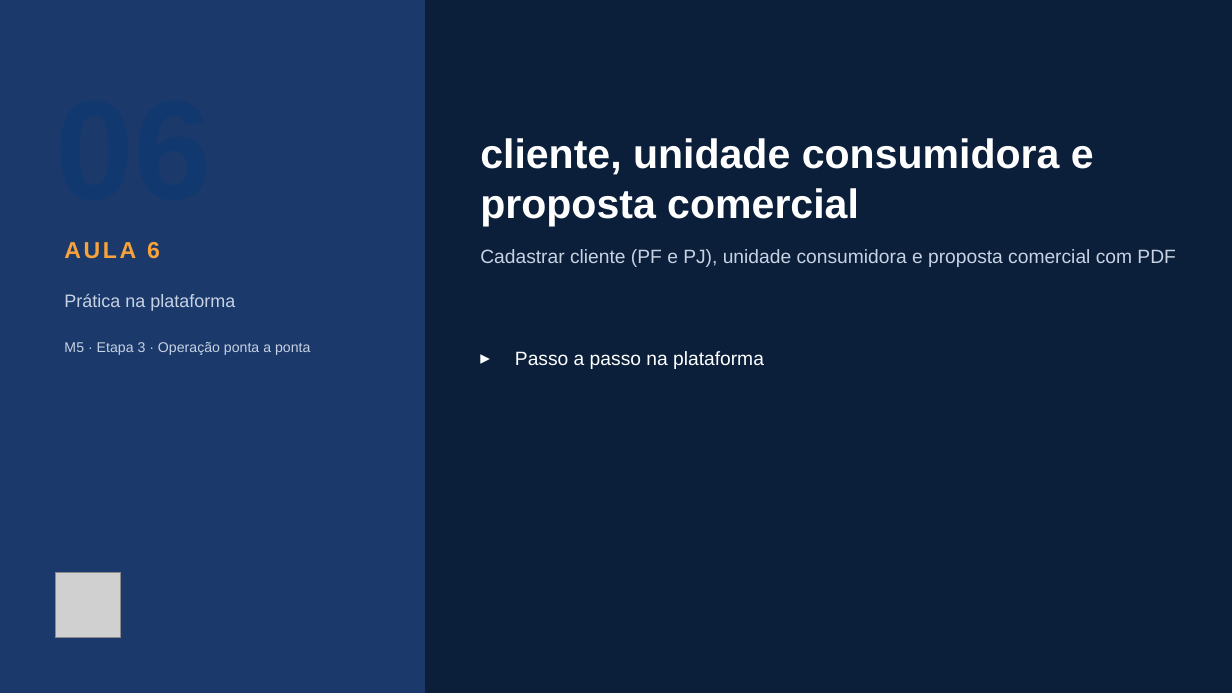
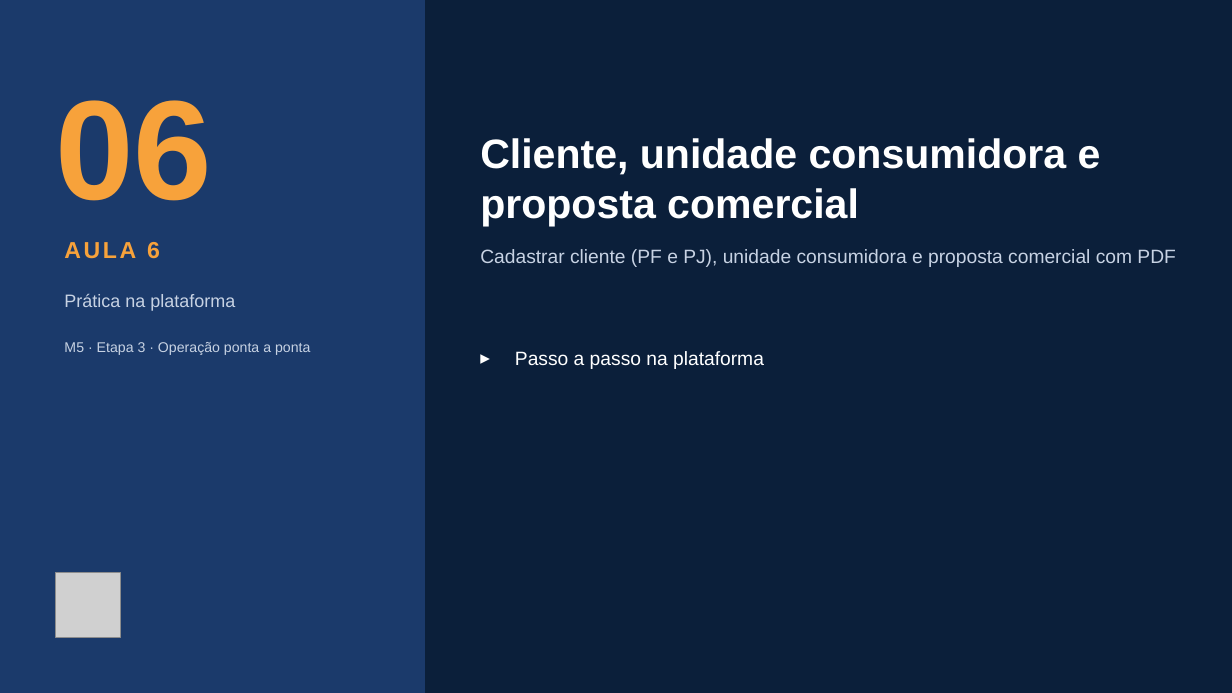
Before and after one commit to marcelo-braga-dev/casaverde, a slide deck: slide 30 of docs/curso/slides/m05-comercial.pptx. Drawn at 1232x693 pixels with LibreOffice and Linux fonts; fonts in the diff are those of the drawing; grey boxes stand for pictures. Boxes give left, top, right and bottom in pixels: in the first picture for what was removed or moved away, otherwise in the second. Text is boxed around its words. In the diff, an @@ line names an element or a change of style, - is before the commit and + after.

```diff
--- a/docs/curso/slides/m05-comercial.pptx
+++ b/docs/curso/slides/m05-comercial.pptx
@@ text added at <box>55,100,212,201</box>, 110 pt, text #F7A23B, bold @@
+06
@@ text at <box>480,138,1101,226</box>: text changed @@
-cliente, unidade consumidora e proposta comercial
+Cliente, unidade consumidora e proposta comercial
```
Also in this commit, not shown: 9 other slides changed, 1 slide added, 1 slide removed, 16 other files.
